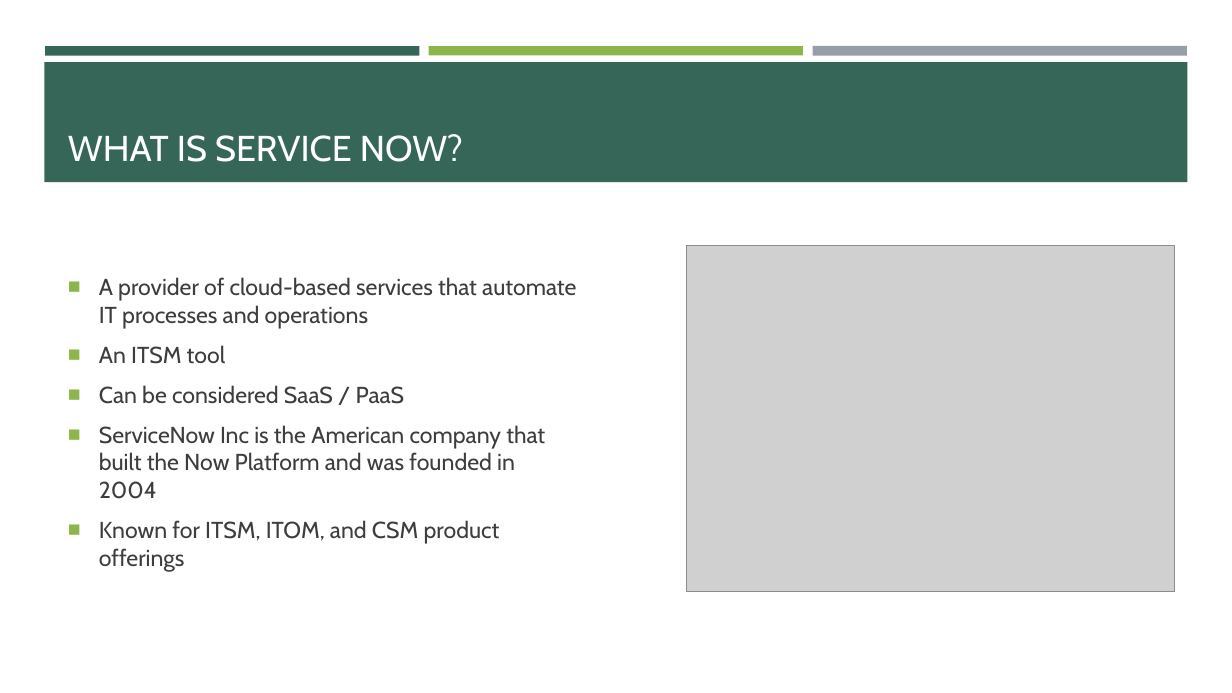
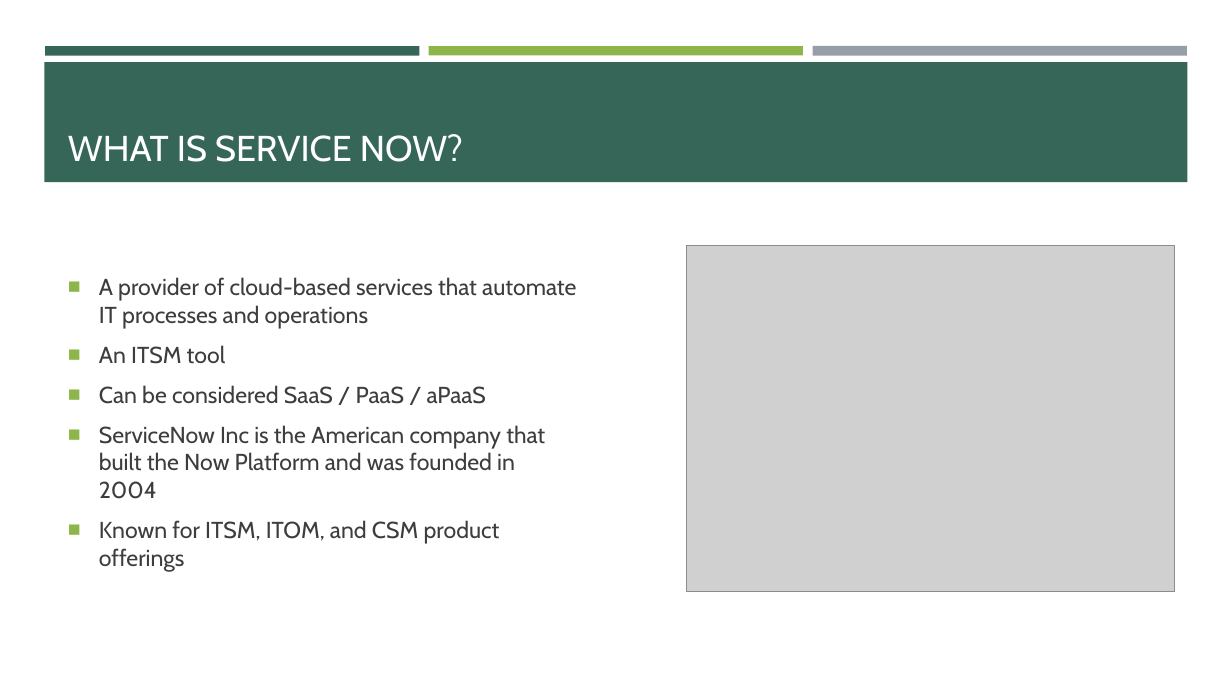
Before and after one commit to e-m-wilson/SNOW, a slide deck: slide 22 of Week_3/ITIL-ITSM-SNOW-INTRO.pptx. Drawn at 1232x693 pixels with LibreOffice and Linux fonts; fonts in the diff are those of the drawing; grey boxes stand for pictures. Boxes give left, top, right and bottom in pixels: in the first picture for what was removed or moved away, otherwise in the second. Text is boxed around its words. In the diff, an @@ line names an element or a change of style, - is before the commit and + after.

```diff
--- a/Week_3/ITIL-ITSM-SNOW-INTRO.pptx
+++ b/Week_3/ITIL-ITSM-SNOW-INTRO.pptx
@@ text at [99,385,486,404]: text changed @@
-■ Can be considered SaaS / PaaS
+■ Can be considered SaaS / PaaS / aPaaS
```
Also in this commit, not shown: 1 other slide changed, 2 other files.
